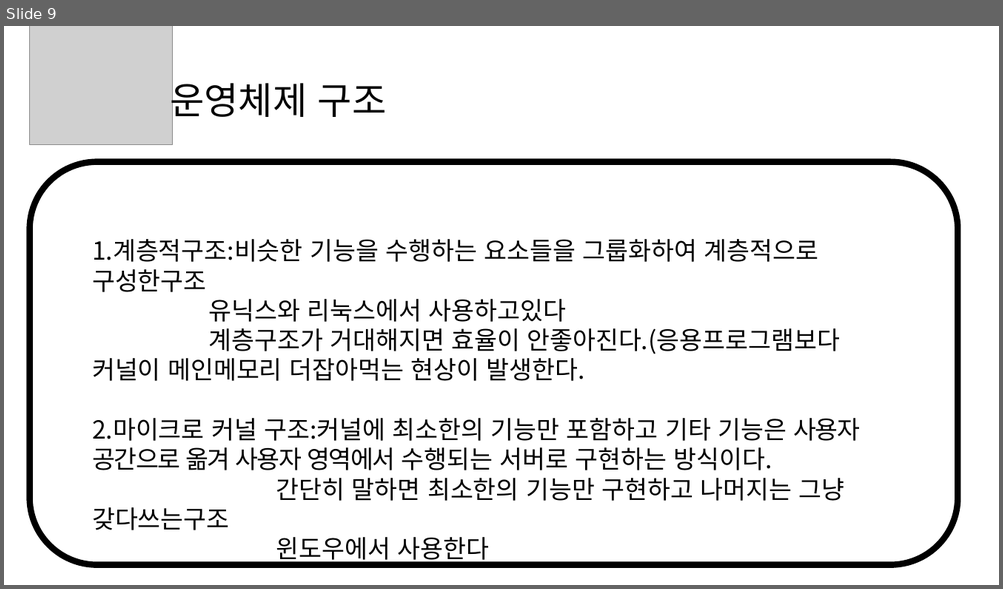
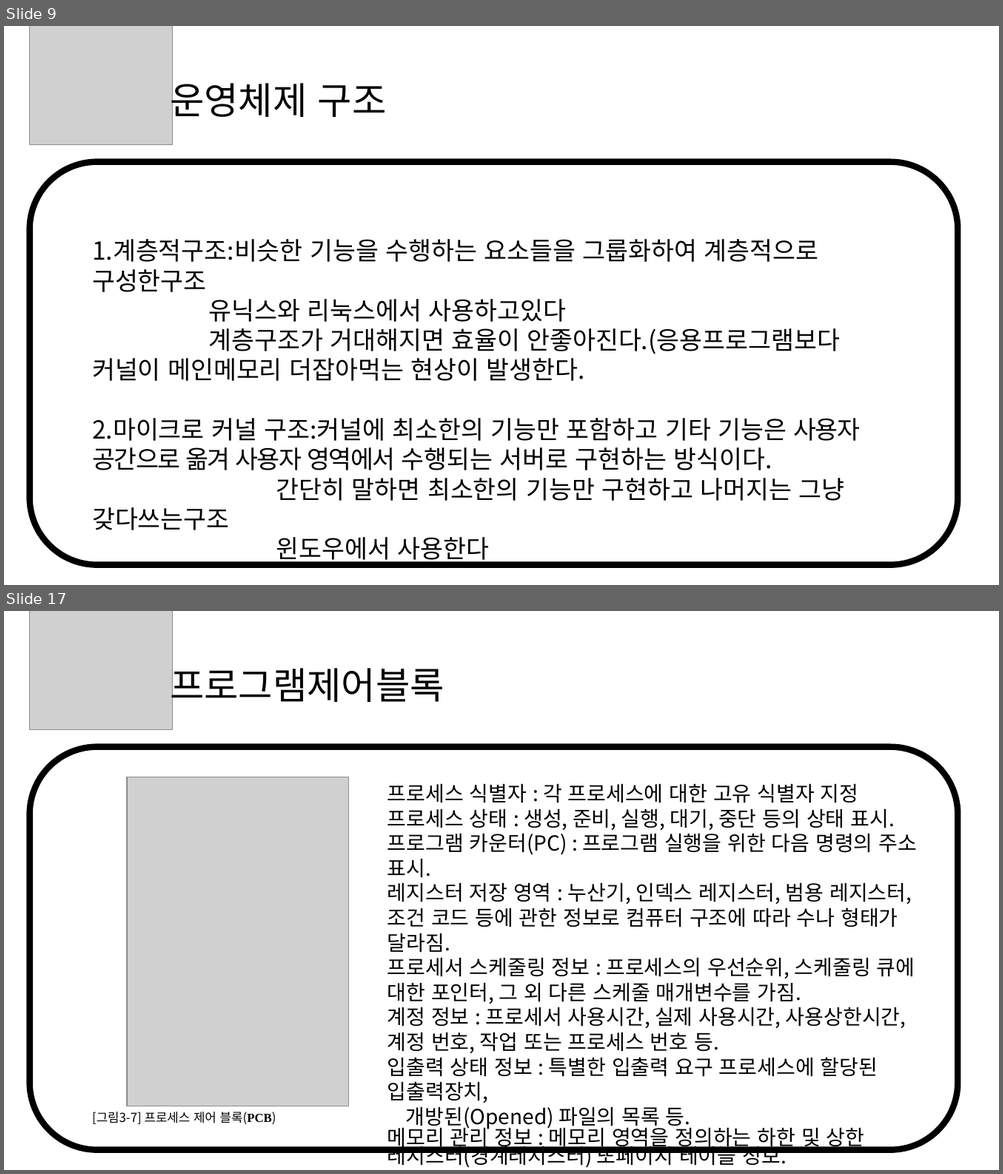
Before and after one commit to lukawitch/dailyblog, a slide deck: 전공/운영체제.pptx. Shown one above the other, each under a label of ours: slide 9 before the commit, slides 9 and 17 after it; the slides between them are not shown. The pictures are 1003x589 and 1003x1174 pixels, drawn with LibreOffice and Linux fonts; fonts in the diff are those of the drawing; grey boxes stand for pictures. Boxes give left, top, right and bottom in pixels: in the first picture for what was removed or moved away, otherwise in the second. Text is boxed around its words. In the diff, an @@ line names an element or a change of style, - is before the commit and + after.

```diff
--- a/전공/운영체제.pptx
+++ b/전공/운영체제.pptx
@@ slide 17 added at <box>4,611,999,1170</box>, background #FFFFFF @@
@@ picture added at <box>29,611,173,729</box> @@
@@ text added at <box>170,661,444,709</box>, 36 pt, text #000000 @@
+프로그램제어블록
@@ rounded rectangle added at <box>29,747,958,1150</box>, outline #000000 6 pt @@
@@ picture added at <box>127,777,349,1107</box> @@
@@ text added at <box>387,783,917,1168</box>, 20 pt, text #000000 @@
+프로세스 식별자 : 각 프로세스에 대한 고유 식별자 지정
+프로세스 상태 : 생성, 준비, 실행, 대기, 중단 등의 상태 표시.
+프로그램 카운터(PC) : 프로그램 실행을 위한 다음 명령의 주소 표시.
+레지스터 저장 영역 : 누산기, 인덱스 레지스터, 범용 레지스터, 조건 코드 등에 관한 정보로 컴퓨터 구조에 따라 수나 형태가 달라짐.
+프로세서 스케줄링 정보 : 프로세스의 우선순위, 스케줄링 큐에 대한 포인터, 그 외 다른 스케줄 매개변수를 가짐.
+계정 정보 : 프로세서 사용시간, 실제 사용시간, 사용상한시간, 계정 번호, 작업 또는 프로세스 번호 등.
+입출력 상태 정보 : 특별한 입출력 요구 프로세스에 할당된 입출력장치,
+개방된(Opened) 파일의 목록 등.
+메모리 관리 정보 : 메모리 영역을 정의하는 하한 및 상한 레지스터(경계레지스터) 또페이지 테이블 정보.
@@ text added at <box>92,1112,276,1125</box>, 12 pt, text #000000 @@
+[그림3-7] 프로세스 제어 블록(PCB)
```
Also in this commit, not shown: 18 other slides added, 1 other file.
